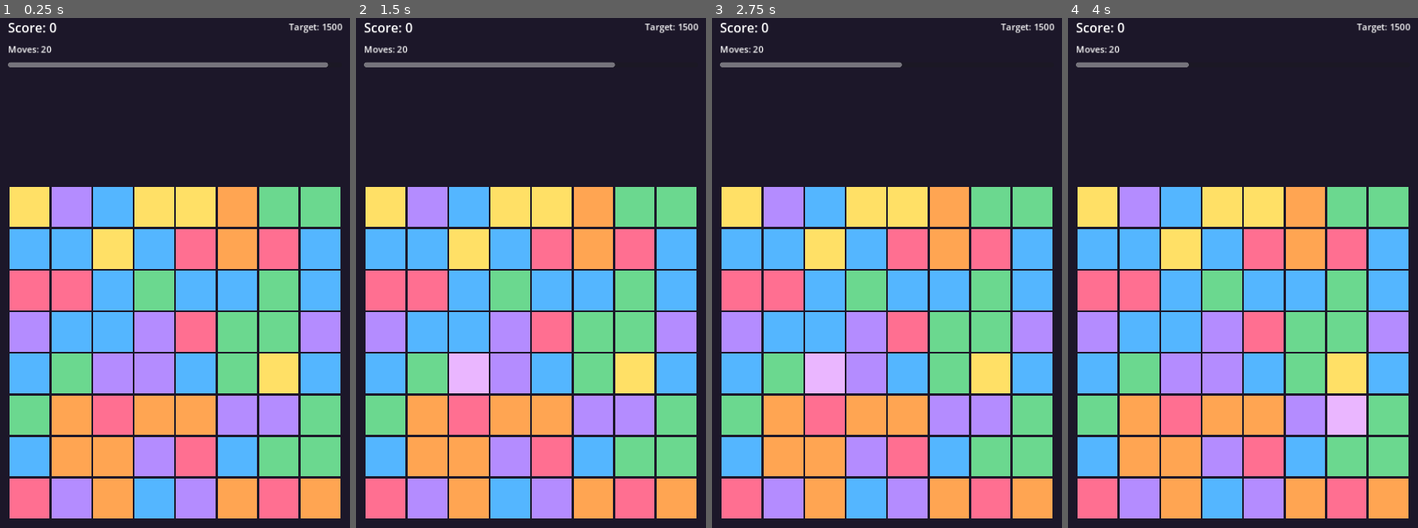
Above: before the commit, frames 1-4 (left to right).
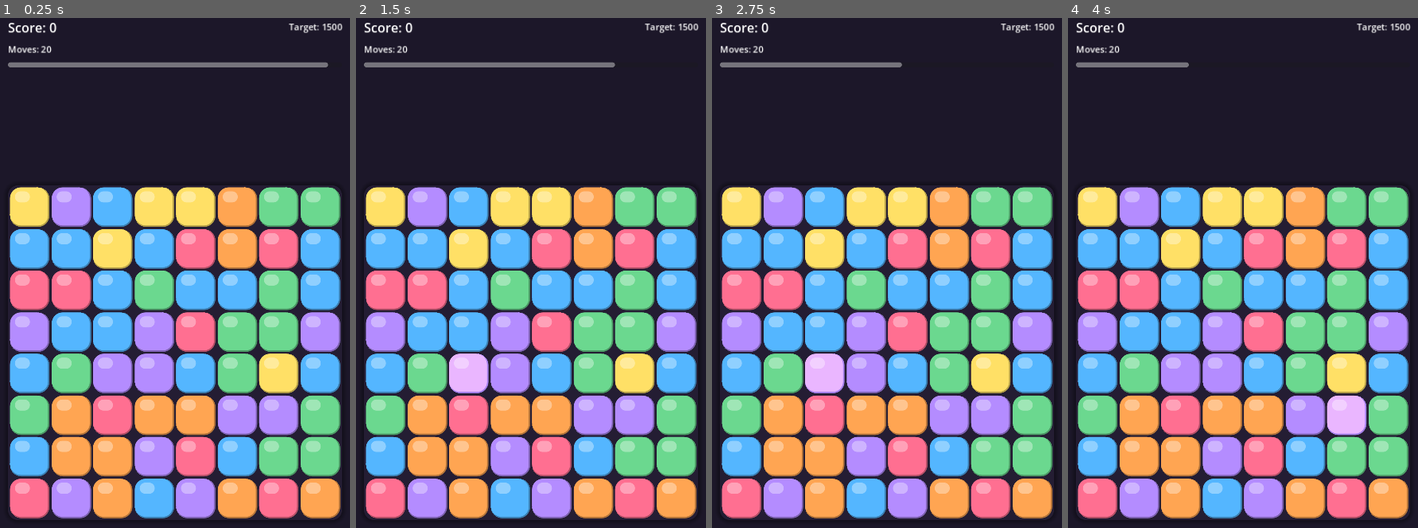
Above: after the commit, the same moments.

Repository: ZestyBytes/game-dev
Game: Godot game, scene res://scenes/Main.tscn
Two runs of this game, one before a commit and one after it. Both use one fixed random seed, a clock stepped at 60 frames per second and the inputs below.
Inputs (mouse positions are in pixels of both pictures, inside the frame that each line leads up to):
- Up to frame 1 (0.25 s): no input
- Up to frame 2 (1.5 s): move the mouse to (608, 293) at 0.52 s; click (608, 293) at 0.67 s; move the mouse to (461, 354) at 1.27 s; click (461, 354) at 1.42 s
- Up to frame 3 (2.75 s): move the mouse to (922, 186) at 2.02 s; click (922, 186) at 2.17 s
- Up to frame 4 (4 s): move the mouse to (1225, 451) at 2.77 s; click (1225, 451) at 2.92 s; move the mouse to (1351, 420) at 3.52 s; click (1351, 420) at 3.67 s

The runs differ from the first frame. In frame 1, 14% of the frame differs, in the area x 2-98%, y 33-99%; in frame 2, 14%; in frame 3, 14%; in frame 4, 14%.

Commit message:
Visual pass 1: rounded gems, board panel, score popups
Gems were flat unstyled color squares - a big visible gap from the web
version's polished gem SVGs, called out directly after running the game
for real. This pass:

- Gems are now Panels with StyleBoxFlat (rounded corners scaled to cell
  size, a darker bottom/right border for depth, a small glossy highlight
  in the top-left corner) instead of plain ColorRects
- Bomb gems get a lightened fill + soft glow in addition to their sparkle
  mark
- The board sits on a dark rounded panel (like the web version's
  .board background) instead of floating on the page background
- Matches spawn a floating '+N' score popup at the cleared cells'
  centroid, rising and fading out

Still a simplified stand-in, not the faceted/gradient gem SVGs from the
web version - next passes should cover combo messages, board shake, and
progression (profiles/levels). Verified: headless import clean, smoke
tests pass, live run on real desktop with no runtime errors.

Co-Authored-By: Claude Sonnet 5 <noreply@anthropic.com>
Claude-Session: https://claude.ai/code/session_01SKiRvKRX3vbSKBHmgdDPGE

Diff:
--- a/godot/scripts/main.gd
+++ b/godot/scripts/main.gd
@@ -2,7 +2,7 @@
 
 ## Renders the board, handles input, and drives scoring, the speed bonus
 ## timer, sound, and the round (moves/target/win-lose) loop. Grid drawing is
-## done with plain ColorRect "gems" built at runtime rather than a
+## done with plain Panel "gems" built at runtime rather than a
 ## hand-authored scene, since the layout is fully dynamic (square board,
 ## screen-size independent).
 
@@ -25,9 +25,10 @@
 const TARGET_SCORE := 1500
 
 var board: BoardLogic
-var gems := {} # Vector2i -> ColorRect
+var gems := {} # Vector2i -> Panel
 var bomb_marks := {} # Vector2i -> Label, only set for bomb cells
 var board_rect: Control
+var board_panel: Panel
 var cell_size := 0.0
 var busy := false
 var round_over := false
@@ -69,6 +70,16 @@
 	gems.clear()
 	bomb_marks.clear()
 	if board_rect == null:
+		board_panel = Panel.new()
+		board_panel.set_anchors_preset(Control.PRESET_TOP_LEFT)
+		var panel_style := StyleBoxFlat.new()
+		panel_style.bg_color = Color("241d33")
+		panel_style.set_corner_radius_all(20)
+		panel_style.shadow_color = Color(0, 0, 0, 0.35)
+		panel_style.shadow_size = 10
+		board_panel.add_theme_stylebox_override("panel", panel_style)
+		board_wrap.add_child(board_panel)
+
 		board_rect = Control.new()
 		# Top-left preset (all anchors 0) rather than full-rect: we size and
 		# position this manually every layout pass to keep it a centered
@@ -90,29 +101,61 @@
 		for c in range(BoardLogic.SIZE):
 			_make_gem(Vector2i(r, c), board.grid[r][c])
 
-func _make_gem(pos: Vector2i, value: int) -> ColorRect:
-	var gem := ColorRect.new()
-	_style_gem(gem, value)
+func _make_gem(pos: Vector2i, value: int) -> Panel:
+	var gem := Panel.new()
+	gem.set_anchors_preset(Control.PRESET_TOP_LEFT)
+	var highlight := Panel.new()
+	highlight.name = "Highlight"
+	highlight.set_anchors_preset(Control.PRESET_TOP_LEFT)
+	highlight.mouse_filter = Control.MOUSE_FILTER_IGNORE
+	gem.add_child(highlight)
 	gem.mouse_filter = Control.MOUSE_FILTER_STOP
 	gem.gui_input.connect(_on_gem_input.bind(pos))
 	board_rect.add_child(gem)
 	gems[pos] = gem
+	_place_gem(gem, pos) # sizes it (and its highlight) before styling needs cell_size
+	_style_gem(gem, value)
 	return gem
 
-func _style_gem(gem: ColorRect, value: int) -> void:
-	if BoardLogic.is_bomb(value):
-		var color: int = BoardLogic.bomb_color(value)
-		gem.color = CELL_COLORS[color].lightened(0.55)
+## A gem is a Panel (rounded rect, real corners) with a small lighter
+## "Highlight" panel in its top-left corner for a glossy look - a cheap
+## stand-in for the web version's faceted gem SVGs.
+func _style_gem(gem: Panel, value: int) -> void:
+	var color: int = value
+	var is_bomb := BoardLogic.is_bomb(value)
+	if is_bomb:
+		color = BoardLogic.bomb_color(value)
+
+	var base: Color = CELL_COLORS[color]
+	var style := StyleBoxFlat.new()
+	style.bg_color = base.lightened(0.4) if is_bomb else base
+	style.set_corner_radius_all(int(cell_size * 0.28) if cell_size > 0 else 10)
+	style.border_width_bottom = 3
+	style.border_width_right = 3
+	style.border_color = base.darkened(0.3)
+	if is_bomb:
+		style.shadow_color = base.lightened(0.7)
+		style.shadow_size = 6
+	gem.add_theme_stylebox_override("panel", style)
+
+	var highlight: Panel = gem.get_node("Highlight")
+	var hi_style := StyleBoxFlat.new()
+	hi_style.bg_color = Color(1, 1, 1, 0.35)
+	hi_style.set_corner_radius_all(int(cell_size * 0.5) if cell_size > 0 else 10)
+	highlight.add_theme_stylebox_override("panel", hi_style)
+
+	for child in gem.get_children():
+		if child.name != "Highlight":
+			child.queue_free()
+	if is_bomb:
 		var mark := Label.new()
-		mark.text = "✦" # a little sparkle, marks it as a row+column bomb
+		mark.text = "✦" # marks it as a row+column bomb
 		mark.set_anchors_preset(Control.PRESET_FULL_RECT)
 		mark.horizontal_alignment = HORIZONTAL_ALIGNMENT_CENTER
 		mark.vertical_alignment = VERTICAL_ALIGNMENT_CENTER
-		mark.add_theme_font_size_override("font_size", 22)
+		mark.add_theme_font_size_override("font_size", max(14, int(cell_size * 0.4)))
 		gem.add_child(mark)
 		bomb_marks[gem] = mark
-	else:
-		gem.color = CELL_COLORS[value]
 
 func _layout_board() -> void:
 	if board_wrap.size.x <= 0 or board_wrap.size.y <= 0:
@@ -121,12 +164,18 @@
 	cell_size = (size - CELL_GAP * (BoardLogic.SIZE + 1)) / float(BoardLogic.SIZE)
 	board_rect.size = Vector2(size, size)
 	board_rect.position = (board_wrap.size - Vector2(size, size)) / 2.0
+	board_panel.size = board_rect.size
+	board_panel.position = board_rect.position
 	for pos in gems.keys():
 		_place_gem(gems[pos], pos)
-
-func _place_gem(gem: ColorRect, pos: Vector2i) -> void:
+		_style_gem(gems[pos], board.grid[pos.x][pos.y]) # corner radius scales with cell_size
+
+func _place_gem(gem: Panel, pos: Vector2i) -> void:
 	gem.position = _cell_pos(pos)
 	gem.size = Vector2(cell_size, cell_size)
+	var highlight: Panel = gem.get_node("Highlight")
+	highlight.position = Vector2(cell_size * 0.12, cell_size * 0.1)
+	highlight.size = Vector2(cell_size * 0.38, cell_size * 0.28)
 
 func _on_gem_input(event: InputEvent, pos: Vector2i) -> void:
 	if busy or round_over:
@@ -170,8 +219,8 @@
 		_check_stuck_board()
 
 func _animate_swap(a: Vector2i, b: Vector2i) -> void:
-	var ga: ColorRect = gems[a]
-	var gb: ColorRect = gems[b]
+	var ga: Panel = gems[a]
+	var gb: Panel = gems[b]
 	var tw := create_tween()
 	tw.set_parallel(true)
 	tw.tween_property(ga, "position", _cell_pos(b), SWAP_TIME)
@@ -192,35 +241,65 @@
 		var result := board.clear_matches(runs)
 		var cleared: Array = result["cleared"]
 		var bombs: Dictionary = result["bombs"]
-		_award_score(cleared.size())
+		var gained := _award_score(cleared.size())
 		sound.play_match(combo_depth)
+		_spawn_score_popup(cleared, gained)
 		await _animate_clear(cleared, bombs)
 		var fall := board.collapse_and_refill()
 		await _animate_fall(fall["moves"], fall["spawns"])
 
-func _award_score(cleared_count: int) -> void:
+func _award_score(cleared_count: int) -> int:
 	var base := cleared_count * 10
 	var combo_mult := 1.0 + (combo_depth - 1) * 0.5
 	var speed_mult := 1.0 + (bonus_time / BONUS_TIME_MAX) # up to 2x for a fast move
 	var gained := int(round(base * combo_mult * speed_mult))
 	score += gained
 	score_label.text = "Score: %d" % score
+	return gained
+
+## A floating "+N" label at the centroid of the cells that just cleared,
+## rising and fading out - stands in for the web version's score popups.
+func _spawn_score_popup(cells: Array, gained: int) -> void:
+	if cells.is_empty():
+		return
+	var centroid := Vector2.ZERO
+	for pos in cells:
+		centroid += _cell_pos(pos)
+	centroid /= cells.size()
+	centroid += Vector2(cell_size, cell_size) / 2.0
+
+	var label := Label.new()
+	label.text = "+%d" % gained
+	label.add_theme_font_size_override("font_size", max(16, int(cell_size * 0.45)))
+	label.add_theme_color_override("font_color", Color.WHITE)
+	label.add_theme_color_override("font_outline_color", Color(0, 0, 0, 0.6))
+	label.add_theme_constant_override("outline_size", 4)
+	label.set_anchors_preset(Control.PRESET_TOP_LEFT)
+	label.position = centroid - Vector2(20, 10)
+	label.mouse_filter = Control.MOUSE_FILTER_IGNORE
+	board_rect.add_child(label)
+
+	var tw := create_tween()
+	tw.set_parallel(true)
+	tw.tween_property(label, "position:y", label.position.y - cell_size * 0.8, 0.6)
+	tw.tween_property(label, "modulate:a", 0.0, 0.6).set_delay(0.15)
+	tw.chain().tween_callback(label.queue_free)
 
 func _animate_clear(cells: Array, bombs: Dictionary) -> void:
 	var tw := create_tween()
 	tw.set_parallel(true)
 	for pos in cells:
-		var gem: ColorRect = gems[pos]
+		var gem: Panel = gems[pos]
 		tw.tween_property(gem, "scale", Vector2.ZERO, CLEAR_TIME)
 	await tw.finished
 	for pos in cells:
-		var gem: ColorRect = gems[pos]
+		var gem: Panel = gems[pos]
 		bomb_marks.erase(gem)
 		gem.queue_free()
 		gems.erase(pos)
 	# Cells promoted to bombs stay on the board - just restyle them in place.
 	for pos in bombs.keys():
-		var gem: ColorRect = gems[pos]
+		var gem: Panel = gems[pos]
 		for child in gem.get_children():
 			child.queue_free()
 		_style_gem(gem, board.grid[pos.x][pos.y])
@@ -229,7 +308,7 @@
 	var tw := create_tween()
 	tw.set_parallel(true)
 	for move in moves:
-		var gem: ColorRect = gems[move["from"]]
+		var gem: Panel = gems[move["from"]]
 		gems.erase(move["from"])
 		gems[move["to"]] = gem
 		tw.tween_property(gem, "position", _cell_pos(move["to"]), FALL_TIME)
